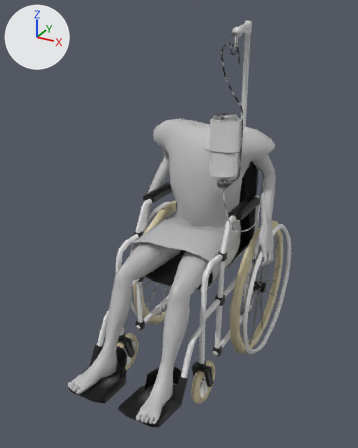
One commit to the FBX model Assets/Modelle/Charakter/MainCharakter/mainCharakter.fbx: the scene before it, then after it.
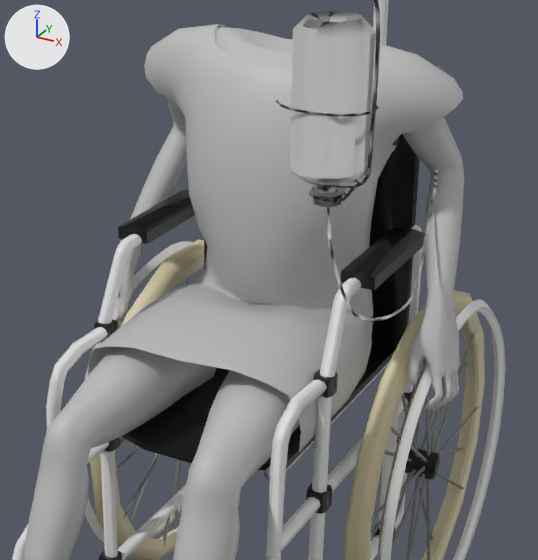
The first picture shows the older version from a 50 mm camera at (0.936, -1.798, 1.601) aimed at (-0.017, -0.065, 0.735). The close-ups show both versions on the part from 27% to 85% of the width and 24% to 72% of the height of that picture; other places that the commit changed are outside them. Every picture has the same lights, and +X, +Y and +Z are marked at upper left. Both versions are drawn at frame 2 of the action 'Take 001'; the numbers are the values there. Vertices at the same position are counted once.

The first close-up shows 'BezierCurve', 'Mesh_Parts_Patient_Augenlos_Test1_Mesh_003', 'Mesh_Parts_ZBrush_defualt_group_003', 'Patient_Augenlos_Test1_Mesh_002_Mesh_Parts', 'Rollstuhl_inffussion2_Mesh', 'Rollstuhl_inffussion2_Mesh_001', 'Rollstuhl_inffussion2_Mesh_002', 'Rollstuhl_inffussion2_Mesh_004', 'Rollstuhl_inffussion2_Mesh_005', 'Rollstuhl_inffussion2_Mesh_006'.
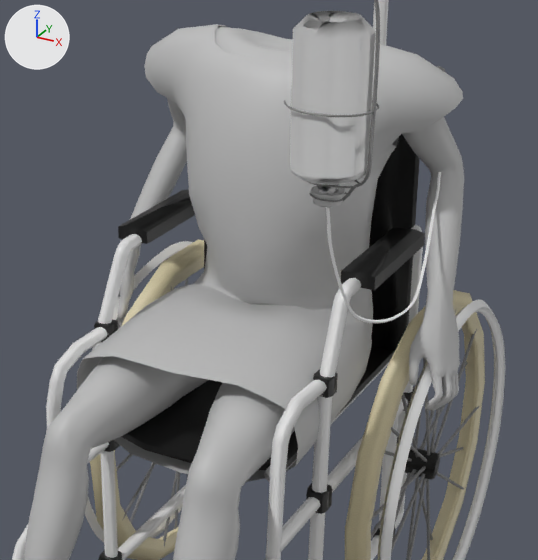
What differs and where, as boxes (x1, y1, x2, y2) in the close-ups (538 x 560 px; the box of a moved part takes in the faces that stretch with it):
'Patient_Augenlos_Test1_Mesh_002_Mesh_Parts', reshaped (6% taller): before (88, 24, 463, 455); after (77, 24, 463, 482)
'BezierCurve', reshaped, shading changed: before (326, 169, 438, 321); after (326, 172, 441, 323)
'Rollstuhl_inffussion2_Mesh_005', reshaped, shading changed: before (276, 0, 380, 202); after (284, 0, 380, 202)
part 1 of me_mesh, moved or reshaped: before (88, 284, 368, 455); after (77, 284, 368, 482)
part 2 of me_mesh_009, moved or reshaped: before (276, 100, 378, 117); after (284, 100, 379, 117)
part 3 of me_mesh_009, shading changed: (308, 0, 380, 202) in both
part 4 of me_mesh_003, moved or reshaped: before (328, 169, 438, 321); after (328, 172, 441, 323)
part 5 of me_mesh_003, shading changed: (326, 207, 331, 240) in both

What changed in the scene script:
```text
Change me_mesh_003:
    used by ob_beziercurve; location = (0.301, -0.269, 0.968); rotation_euler = (-1.571, 0.908, 1.571), in degrees (-90, 52, 90); scale = (0.101, 0.101, 0.101)
    remove me_mesh_003.from_pydata(...)  # 196 vertices, 192 faces; spans x -1.01..3.66, y -3.69..0.63, z -0.2..0.54
    add me_mesh_003.from_pydata(...)  # 196 vertices, 192 faces; spans x -1.01..3.67, y -3.65..0.66, z -0.24..0.47
    me_mesh_003 part 4: the whole mesh is multiplied about its middle by the matrix ((0.998, -0.009, -0.031), (0.012, 1.004, 0.0), (-0.012, 0.004, 1.004)), then moved by (0.0, 0.02, -0.03)
    me_mesh_003 part 5: edges marked sharp go from 0 to 366
Change me_mesh:
    used by ob_patient_augenlos_test1_mesh_002_mesh_parts; location = (0.0, 0.0, 0.0); rotation_euler = (1.571, 0.0, 0.0), in degrees (90, 0, 0); scale = (0.01, 0.01, 0.01)
    remove me_mesh.from_pydata(...)  # 362 vertices, 332 faces; spans x -29.9..29.9, y 49.8..113.4, z -27.8..20.4
    add me_mesh.from_pydata(...)  # 362 vertices, 332 faces; spans x -29.9..29.9, y 47.8..113.4, z -27.8..22.9
    me_mesh part 1: 40 of 362 vertices moved; they spanned x -20.6..20.8, y 49.8..70.5, z -2.6..20.4 and now span x -20.9..21.1, y 47.8..69.8, z -3.0..22.9; mean shift (0.0, -1.0, 1.2); largest move (13.6, 54.1, 17.4) -> (16.4, 51.6, 19.7)
Change me_mesh_009:
    used by ob_rollstuhl_inffussion2_mesh_005; location = (0.0, 0.0, 0.0); rotation_euler = (1.571, 0.0, 0.0), in degrees (90, 0, 0); scale = (0.01, 0.01, 0.01)
    remove me_mesh_009.from_pydata(...)  # 1024 vertices, 1008 faces; spans x 23.4..36.3, y 104.9..150.2, z 27.8..38.4
    add me_mesh_009.from_pydata(...)  # 1024 vertices, 1008 faces; spans x 24.2..36.3, y 104.9..150.2, z 27.7..38.6
    me_mesh_009 part 2: 168 of 1024 vertices moved; they spanned x 23.4..36.1, y 117.1..117.4, z 27.8..38.4 and now span x 24.2..36.1, y 117.1..117.4, z 27.7..38.6; mean shift (0.4, 0.0, 0.0); largest move (23.6, 117.2, 35.2) -> (24.5, 117.2, 34.7)
    me_mesh_009 part 3: edges marked sharp go from 0 to 1851
```
